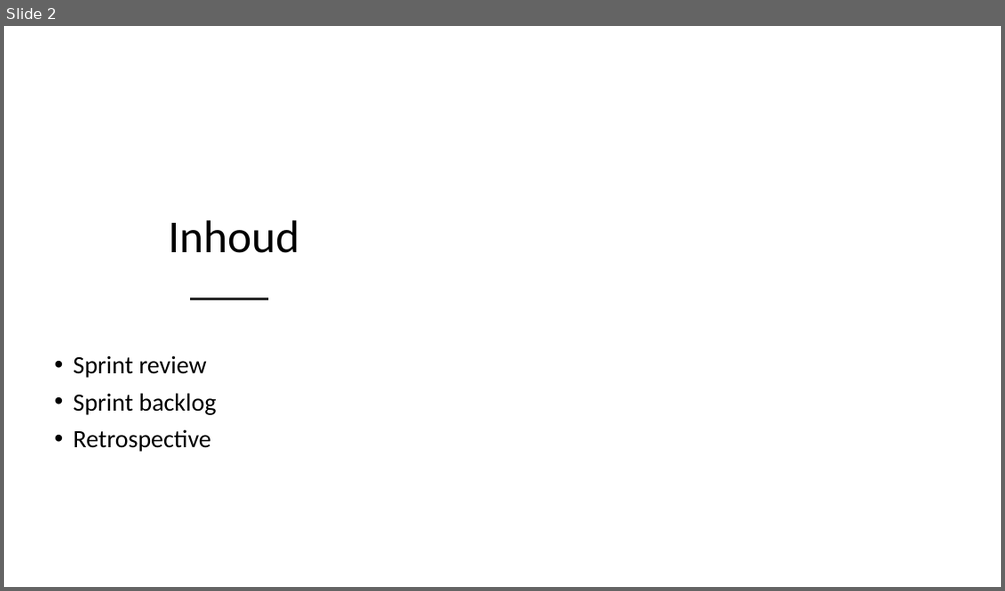
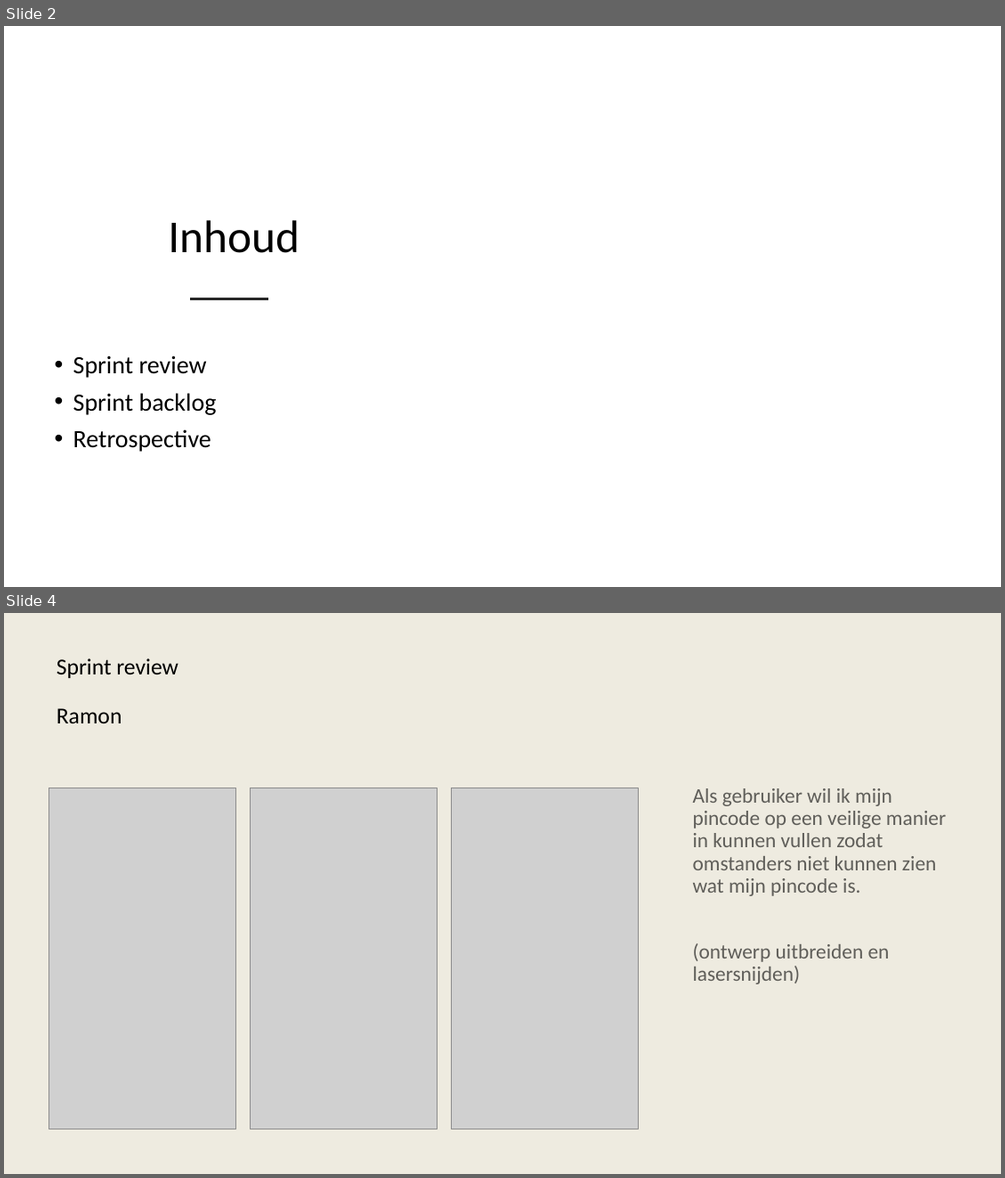
Before and after one commit to Sinjablo/Git-TINPRJ03-34, a slide deck: Presentaties/PresentatieSprint2.pptx. Shown one above the other, each under a label of ours: slide 2 before the commit, slides 2 and 4 after it; the slides between them are not shown. The pictures are 1005x591 and 1005x1178 pixels, drawn with LibreOffice and Linux fonts; fonts in the diff are those of the drawing; grey boxes stand for pictures; background and template pictures are left out. Boxes give left, top, right and bottom in pixels: in the first picture for what was removed or moved away, otherwise in the second. Text is boxed around its words. In the diff, an @@ line names an element or a change of style, - is before the commit and + after.

```diff
--- a/Presentaties/PresentatieSprint2.pptx
+++ b/Presentaties/PresentatieSprint2.pptx
@@ slide 4 added at <box>4,613,1001,1174</box>, background #FFFFFF @@
@@ rectangle added at <box>4,613,1001,1174</box>, fill #F2F2F2 @@
@@ rectangle added at <box>4,613,1001,1174</box>, fill #BF9000 at 7% opacity @@
@@ title added at <box>57,658,178,723</box>, 22 pt, text #000000 @@
+Sprint review
+Ramon
@@ picture added at <box>48,787,235,1128</box> @@
@@ picture added at <box>250,787,437,1128</box> @@
@@ picture added at <box>451,787,638,1128</box> @@
@@ text added at <box>693,788,946,984</box>, 20 pt, text #000000 at 60% opacity @@
+Als gebruiker wil ik mijn pincode op een veilige manier in kunnen vullen zodat omstanders niet kunnen zien wat mijn pincode is.
+(ontwerp uitbreiden en lasersnijden)
```
Also in this commit, not shown: 9 other slides added, 3 slides removed, 2 other files.
